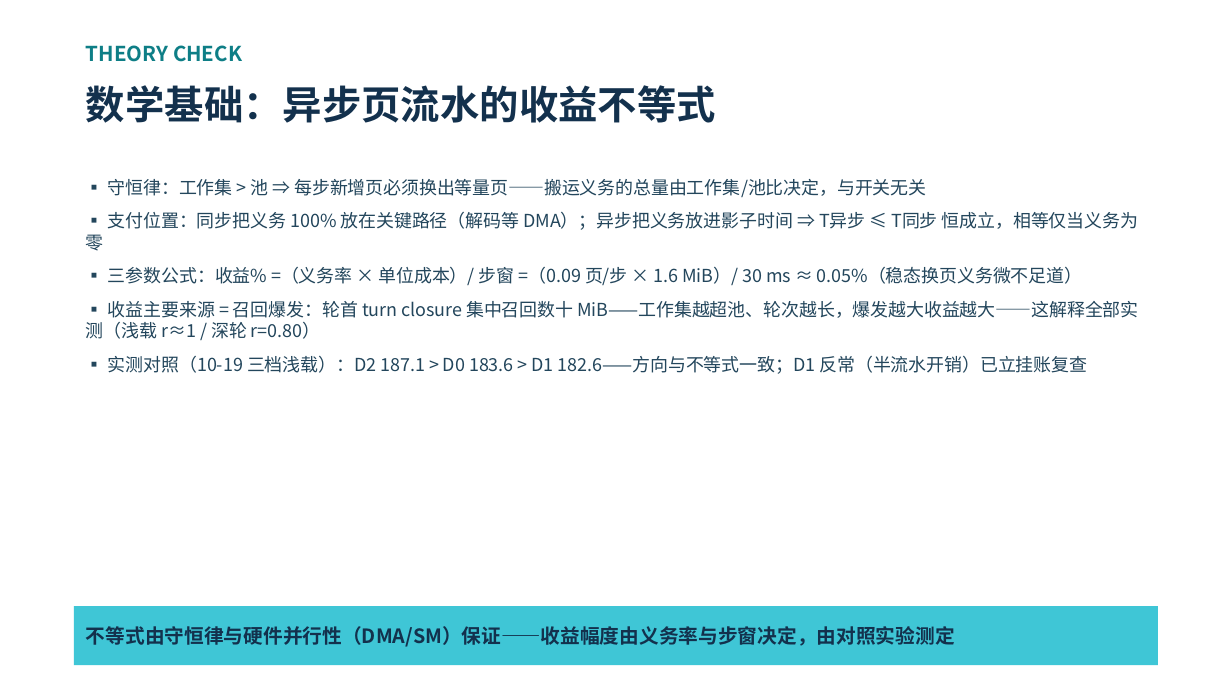
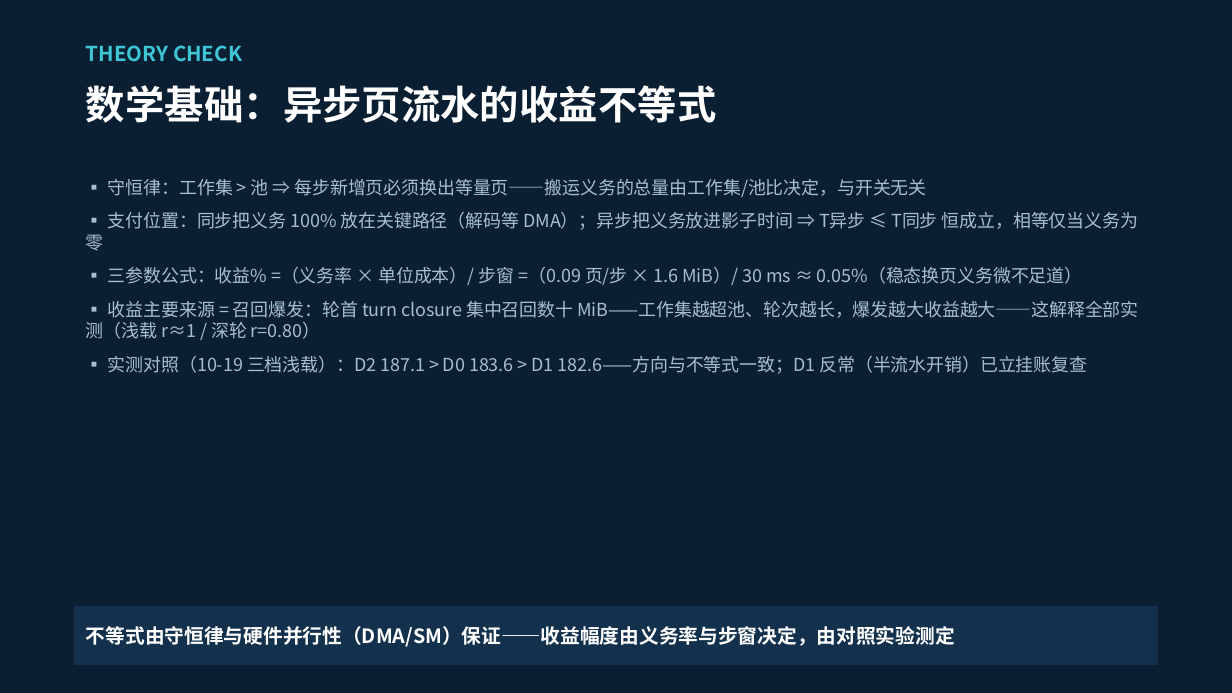
Before and after one commit to paicat1/Ninfer-KVMem-Async, a slide deck: slide 9 of docs/异步页流水-技术说明.pptx. Drawn at 1232x693 pixels with LibreOffice and Linux fonts; fonts in the diff are those of the drawing. Boxes give left, top, right and bottom in pixels: in the first picture for what was removed or moved away, otherwise in the second. Text is boxed around its words. In the diff, an @@ line names an element or a change of style, - is before the commit and + after.

Commit message:
docs(public): 三层加速栈写入材料 + 新页配色统一——①MD 数学基础小节追加第六步（三层分工：L1 硬件天花板/L2 投机接受率/L3 系统层保全系数，乘法关系与耦合）②PPT 新增 p11 THREE LAYERS（三层加速栈）③p8/p9/p10 重做为深色底（#0B1F33 背景/#A9BECC 正文/白标题/#3FC6D6 kicker，与你美术版一致）——现 22 页

```diff
--- a/docs/异步页流水-技术说明.pptx
+++ b/docs/异步页流水-技术说明.pptx
@@ rectangle added at [0,0,1232,692], fill #0B1F33 @@
@@ text "THEORY CHECK" at [86,45,242,62]: text colour #0E7E86 to #3FC6D6 @@
@@ text "数学基础：异步页流水的收益不等式" at [86,85,717,123]: text colour #13314D to #FFFFFF @@
@@ text "▪ 守恒律：工作集 > 池 ⇒ ..." at [86,179,1139,374]: text colour #23465C to #A9BECC @@
@@ rectangle "不等式由守恒律与硬件并行性（DMA/SM）保证——收益幅度由义务率与步窗决定，由对照实验测定" at [74,606,1158,665]: text colour #13314D to #FFFFFF; fill #3FC6D6 to #13314D @@
```
Also in this commit, not shown: 2 other slides changed, 1 slide added, 1 other file.
